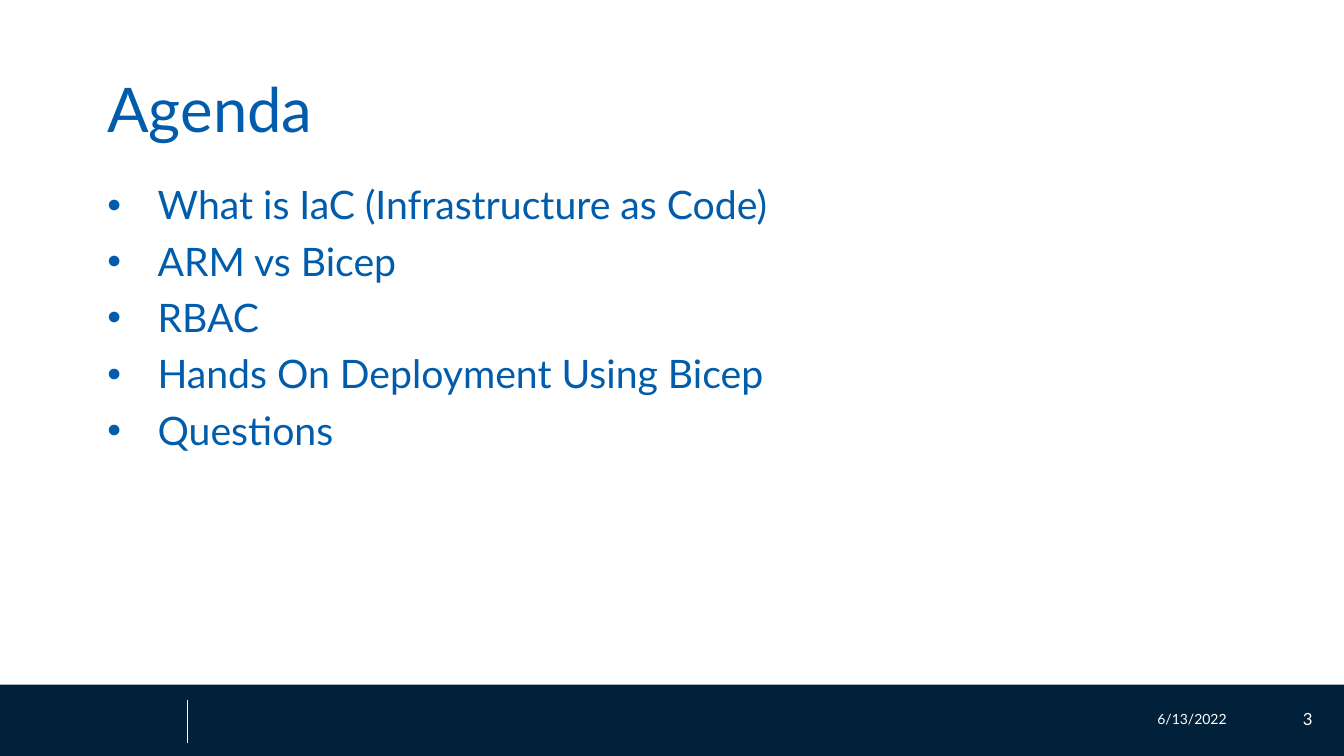
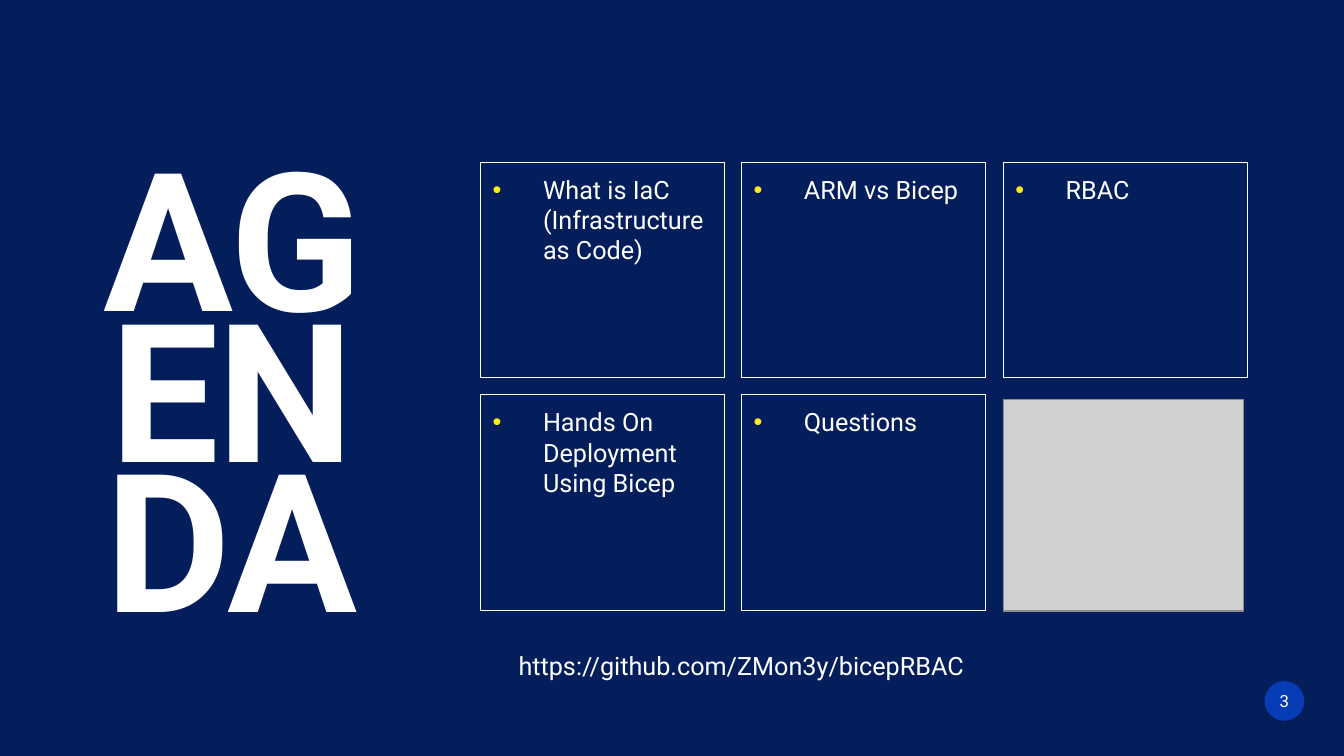
Before and after one commit to ZMon3y/bicepRBAC, a slide deck: slide 3 of bicepRBAC.pptx. Drawn at 1344x756 pixels with LibreOffice and Linux fonts; fonts in the diff are those of the drawing; grey boxes stand for pictures; background and template pictures are left out. Boxes give left, top, right and bottom in pixels: in the first picture for what was removed or moved away, otherwise in the second. Text is boxed around its words. In the diff, an @@ line names an element or a change of style, - is before the commit and + after.

```diff
--- a/bicepRBAC.pptx
+++ b/bicepRBAC.pptx
@@ background #FFFFFF to #041E5C @@
@@ title at bbox=[107, 86, 312, 144]: text changed; size 44 to 138 pt; font Lato to Roboto; text colour #015DAB to #FFFFFF; bold on @@
-Agenda
+AGENDA
@@ title "AGENDA" at bbox=[73, 159, 390, 608]: vertical alignment middle to top @@
@@ text added at bbox=[481, 162, 725, 378], outline #FFFFFF 0.75 pt, 18 pt, text #FFFFFF @@
+• What is IaC (Infrastructure as Code)
@@ rectangle added at bbox=[742, 162, 986, 378], outline #FFFFFF 0.75 pt, 18 pt, text #FFFFFF @@
+• ARM vs Bicep
@@ rectangle added at bbox=[1003, 162, 1247, 378], outline #FFFFFF 0.75 pt, 18 pt, text #FFFFFF @@
+• RBAC
@@ text removed at bbox=[158, 188, 767, 451] @@
-• What is IaC (Infrastructure as Code)
-• ARM vs Bicep
-• RBAC
-• Hands On Deployment Using Bicep
-• Questions
@@ rectangle added at bbox=[481, 395, 725, 611], outline #FFFFFF 0.75 pt, 18 pt, text #FFFFFF @@
+• Hands On Deployment Using Bicep
@@ rectangle added at bbox=[742, 395, 986, 611], outline #FFFFFF 0.75 pt, 18 pt, text #FFFFFF @@
+• Questions
@@ picture added at bbox=[1003, 400, 1243, 612] @@
@@ text added at bbox=[519, 656, 964, 681], 18 pt, text #FFFFFF @@
+https://github.com/ZMon3y/bicepRBAC
@@ rectangle removed at bbox=[0, 685, 1344, 756] @@
@@ page number added at bbox=[1265, 682, 1305, 721], fill #083CB7, 12 pt, text #FFFFFF @@
+3
@@ line removed from (188, 701) to (188, 743) @@
@@ text removed at bbox=[1157, 713, 1226, 725] @@
-6/13/2022
@@ page number removed at bbox=[1303, 713, 1313, 725] @@
-3
```
Also in this commit, not shown: 9 other slides changed, 1 slide added, 1 slide removed, 2 other files.
